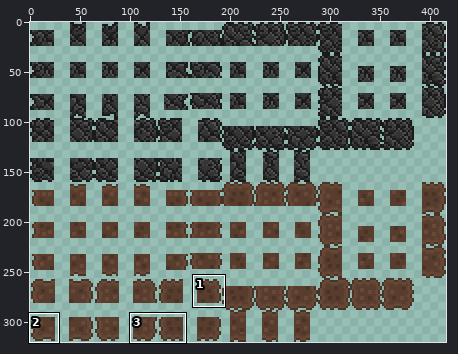
A sprite sheet gets an edit: assets/sprites/walls/Walls.png. The first picture is a wide view before the edit; the outline marks the close-up.
Close-up. Before:
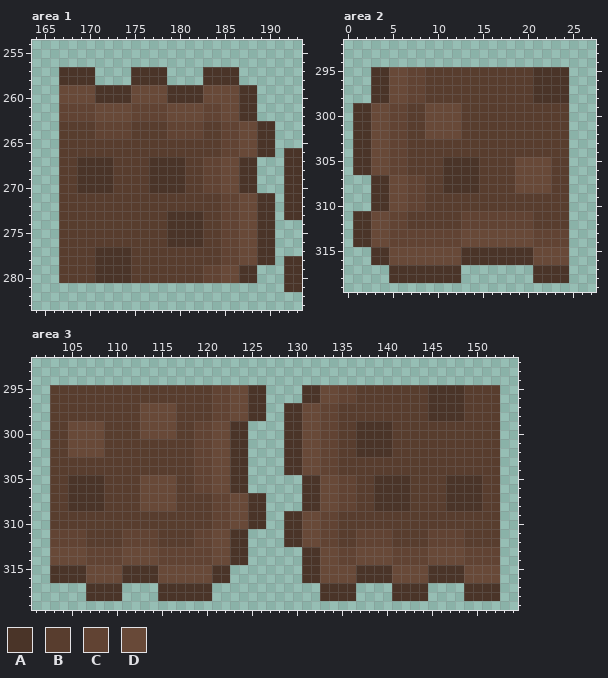
The file is 416x320 pixels. Colours within 5 levels of each other are drawn and written as one. Shown: area 1: x 164..193, y 254..283; area 2: x 0..27, y 292..319; area 3: x 101..154, y 292..319. The commit also changed other parts of the picture, which this record leaves out.
Palette (. is transparent): A #4a3428  B #583d2e  C #614333  D #684938
Pixels before, area 1, first column x 167:
257 AAAA....AAAA....AAAA.......
258 AAAA....AAAA....AAAA.......
259 DDDDAAAADDDDAAAADDDDAA.....
260 DDDDAAAADDDDAAAADDDDAA.....
261 CCCCDDDDCCCCDDDDCCDDAA.....
262 CCCCDDDDCCCCDDDDCCDDAA.....
263 BBBBCCCCBBBBCCCCBBCCDDAA...
264 BBBBCCCCBBBBCCCCBBCCDDAA...
265 BBBBBBBBBBBBBBBBBBCCDDAA...
266 BBBBBBBBBBBBBBBBBBCCDDAA.AA
267 BBAAAABBBBAAAABBCCDDAA...AA
268 BBAAAABBBBAAAABBCCDDAA...AA
269 BBAAAABBBBAAAABBCCDDAA...AA
270 BBAAAABBBBAAAABBCCDDAA...AA
271 BBBBBBBBBBBBBBBBBBCCDDAA.AA
272 BBBBBBBBBBBBBBBBBBCCDDAA.AA
273 BBBBBBBBBBBBAAAABBCCDDAA.AA
274 BBBBBBBBBBBBAAAABBCCDDAA...
275 BBBBBBBBBBBBAAAABBCCDDAA...
276 BBBBBBBBBBBBAAAABBCCDDAA...
277 BBBBAAAABBBBBBBBBBCCDDAA...
278 BBBBAAAABBBBBBBBBBCCDDAA.AA
279 BBBBAAAABBBBBBBBCCDDAA...AA
280 BBBBAAAABBBBBBBBCCDDAA...AA
281 .........................AA
Pixels before, area 2, first column x 1:
295 ..AADDCCBBBBBBBBBBBBAAAA
296 ..AADDCCBBBBBBBBBBBBAAAA
297 ..AADDCCBBBBBBBBBBBBAAAA
298 ..AADDCCBBBBBBBBBBBBAAAA
299 AADDCCBBDDDDBBBBBBBBBBBB
300 AADDCCBBDDDDBBBBBBBBBBBB
301 AADDCCBBDDDDBBBBBBBBBBBB
302 AADDCCBBDDDDBBBBBBBBBBBB
303 AADDCCBBBBBBBBBBBBBBBBBB
304 AADDCCBBBBBBBBBBBBBBBBBB
305 AADDCCBBBBAAAABBBBDDDDBB
306 AADDCCBBBBAAAABBBBDDDDBB
307 ..AADDCCBBAAAABBBBDDDDBB
308 ..AADDCCBBAAAABBBBDDDDBB
309 ..AADDCCBBBBBBBBBBBBBBBB
310 ..AADDCCBBBBBBBBBBBBBBBB
311 AADDCCBBBBBBCCCCCCCCBBBB
312 AADDCCBBBBBBCCCCCCCCBBBB
313 AADDCCCCCCCCDDDDDDDDCCCC
314 AADDCCCCCCCCDDDDDDDDCCCC
315 ..AADDDDDDDDAAAAAAAADDDD
316 ..AADDDDDDDDAAAAAAAADDDD
317 ....AAAAAAAA........AAAA
318 ....AAAAAAAA........AAAA
Pixels before, area 3, first column x 103:
295 BBBBBBBBBBBBBBBBBBCCDDAA....AADDCCBBBBBBBBAAAABBBB
296 BBBBBBBBBBBBBBBBBBCCDDAA....AADDCCBBBBBBBBAAAABBBB
297 BBBBBBBBBBDDDDBBBBCCDDAA..AADDCCBBBBBBBBBBAAAABBBB
298 BBBBBBBBBBDDDDBBBBCCDDAA..AADDCCBBBBBBBBBBAAAABBBB
299 BBDDDDBBBBDDDDBBCCDDAA....AADDCCBBAAAABBBBBBBBBBBB
300 BBDDDDBBBBDDDDBBCCDDAA....AADDCCBBAAAABBBBBBBBBBBB
301 BBDDDDBBBBBBBBBBCCDDAA....AADDCCBBAAAABBBBBBBBBBBB
302 BBDDDDBBBBBBBBBBCCDDAA....AADDCCBBAAAABBBBBBBBBBBB
303 BBBBBBBBBBBBBBBBCCDDAA....AADDCCBBBBBBBBBBBBBBBBBB
304 BBBBBBBBBBBBBBBBCCDDAA....AADDCCBBBBBBBBBBBBBBBBBB
305 BBAAAABBBBDDDDBBCCDDAA......AADDCCBBAAAABBBBAAAABB
306 BBAAAABBBBDDDDBBCCDDAA......AADDCCBBAAAABBBBAAAABB
307 BBAAAABBBBDDDDBBBBCCDDAA....AADDCCBBAAAABBBBAAAABB
308 BBAAAABBBBDDDDBBBBCCDDAA....AADDCCBBAAAABBBBAAAABB
309 BBBBBBBBBBBBBBBBBBCCDDAA..AADDCCBBBBBBBBBBBBBBBBBB
310 BBBBBBBBBBBBBBBBBBCCDDAA..AADDCCBBBBBBBBBBBBBBBBBB
311 CCCCBBBBCCCCBBBBCCDDAA....AADDCCBBCCCCBBBBCCCCBBBB
312 CCCCBBBBCCCCBBBBCCDDAA....AADDCCBBCCCCBBBBCCCCBBBB
313 DDDDCCCCDDDDCCCCCCDDAA......AADDCCDDDDCCCCDDDDCCCC
314 DDDDCCCCDDDDCCCCCCDDAA......AADDCCDDDDCCCCDDDDCCCC
315 AAAADDDDAAAADDDDDDAA........AADDDDAAAADDDDAAAADDDD
316 AAAADDDDAAAADDDDDDAA........AADDDDAAAADDDDAAAADDDD
317 ....AAAA....AAAAAA............AAAA....AAAA....AAAA
318 ....AAAA....AAAAAA............AAAA....AAAA....AAAA
New version:
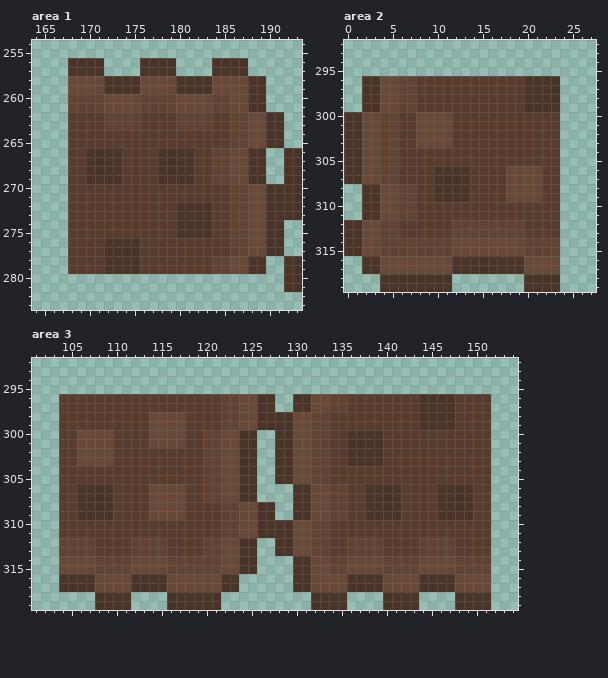
Edits made:
Changed rows in their new state; - is an unchanged pixel.
Area 1:
first column x 167:
256 -AAAA----AAAA----AAAA----
257 .---A---.---A---.---A----
258 .DDDDAAA-DDDDAAA-DDDDAA--
259 .---D---A---D---A---D-A--
260 .CCCCDDD-CCCCDDD-CC-D-A--
261 .---C---D---C---D-C-D-A--
262 .BBBBCCC-BBBBCCC-BBCCDDAA
263 .---B---C---B---C-B-C-D-A
264 .---BBBB----BBBB--B-C-D-A
265 .-----------------B-C-D-A
266 .--AAAA----AAAA--C-D-A-.-
267 .-B---A---B---A-B-C-D-A--
268 .-B---A---B---A-B-C-D-A--
269 .-B---A---B---A-B-C-D-A--
270 .-BBBB----BBBB--BBBCCDDAA
271 .-----------------B-C-D-A
272 .------------AAAA-B-C-D-A
273 .-----------B---A-B-C-D-A
274 .-----------B---A-B-C-D-A
275 .-----------B---A-B-C-D-A
276 .----AAAA---BBBB--B-C-D-A
277 .---B---A---------B-C-D-A
278 .---B---A--------C-D-A-.-
279 .---B---A-------B-C-D-A--
280 ......................---
Area 2:
first column x 0:
295 ---......................
296 --A-D-C-B-----------A---.
297 --A-D-C-B-----------A---.
298 --A-D-C-B-----------A---.
299 -.-A-D-C-BBBB-------AAAA.
300 A-D-C-B-D---B-----------.
301 A-D-C-B-D---B-----------.
302 A-D-C-B-D---B-----------.
303 A-D-C-B-DDDD------------.
304 A-D-C-B-----------------.
305 A-D-C-B----BBBB----BBBB-.
306 A-D-C-B---A---B---D---B-.
307 AADDCCBBB-A---B---D---B-.
308 --A-D-C-B-A---B---D---B-.
309 --A-D-C-B-AAAA----DDDD--.
310 --A-D-C-B---------------.
311 -.-A-D-C-----BBBBBBBB---.
312 A-D-C-B-----C-------B---.
313 A-D-C-BBBBBB-CCCCCCCBBBB.
314 A-D-C-------D-------C---.
315 AADDCCCCCCCC-DDDDDDDCCCC.
316 --A-D-------A-------D---.
317 --AADDDDDDDD-AAAAAAADDDD.
318 ----A-------.-------A---.
319 ----AAAAAAAA--------AAAA-
Area 3:
first column x 103:
295 ........................----......................
296 .-----------------B-C-D-A--A-D-C-B-------A---B---.
297 .---------BBBB----B-C-D-A-.-A-D-C--------A---B---.
298 .---------B---D---B-C-D-AA-D-C-B---------A---B---.
299 .-BBBB----B---D-BBBCCDDAAA-D-C-B--BBBB---AAAA----.
300 .-B---D---B---D-B-C-D-A--A-D-C-B-A---B-----------.
301 .-B---D----DDDD-B-C-D-A--A-D-C-B-A---B-----------.
302 .-B---D---------B-C-D-A--A-D-C-B-A---B-----------.
303 .--DDDD---------B-C-D-A--A-D-C-B-AAAA------------.
304 .---------------B-C-D-A--A-D-C-B-----------------.
305 .-BBBB----BBBB--B-C-D-A--AADDCCBBB--BBBB----BBBB-.
306 .-B---A---B---D-B-C-D-A----A-D-C-B-A---B---A---B-.
307 .-B---A---B---D--C-D-A-.---A-D-C-B-A---B---A---B-.
308 .-B---A---B---D---B-C-D-A--A-D-C-B-A---B---A---B-.
309 .--AAAA----DDDD---B-C-D-A-.-A-D-C--AAAA----AAAA--.
310 .-----------------B-C-D-AA-D-C-B-----------------.
311 .BBB----BBBB----BBBCCDDAAA-D-C-B--BBBB----BBBB---.
312 .---C---B---C---B-C-D-A--A-D-C-B-C---B---C---B---.
313 .CCC-BBBBCCC-BBBB-C-D-A--AADDCCBB-CCCBBBB-CCCBBBB.
314 .---D---C---D-----C-D-A----A-D-C-D---C---D---C---.
315 .DDD-CCCCDDD-CCCCCCDDAA----A-D-CC-DDDCCCC-DDDCCCC.
316 .---A---D---A-----D-A------A-D---A---D---A---D---.
317 -AAA-DDDDAAA-DDDDDDAA------AADDDD-AAADDDD-AAADDDD.
318 ----.---A---.-----A----------A---.---A---.---A---.
319 -----AAAA----AAAAAA----------AAAA----AAAA----AAAA-
